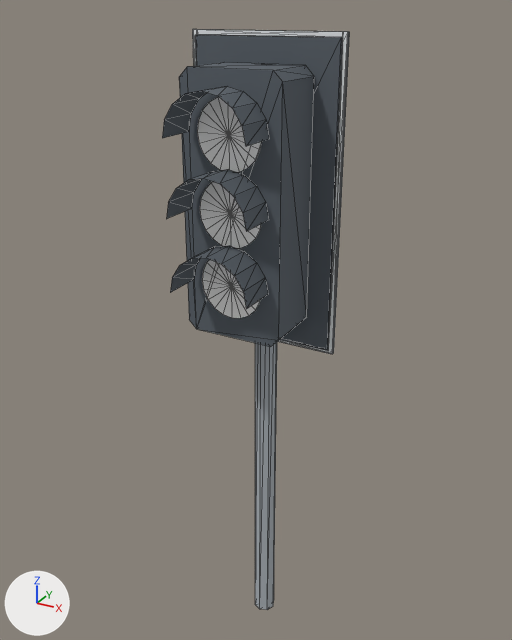
Two versions of the glTF model game_godot/models/street/traffic_light_standard.glb, one commit apart.
Rendered twice from a 50 mm lens placed at (2.08, -3.93, 4.5), pointed at (-0.01, -0.13, 2.6). Arrows for +X, +Y and +Z are at lower left; the lights stay in place. The older version comes first. Mesh edges are drawn as thin lines. Where no turn or scale is listed for an object, it has been applied to the vertices. Vertices at exactly the same position are counted once.

Names of what the first picture shows: 'aperture_green', 'aperture_red', 'aperture_yellow', 'body'.
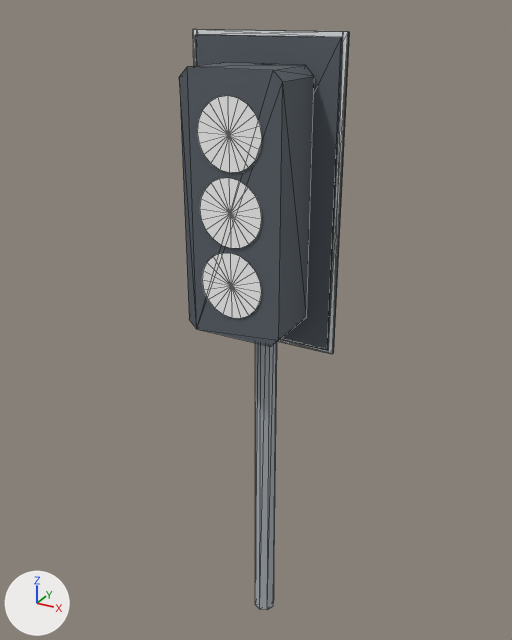
What changed in the scene script:
```text
Change me_mesh_0:
    used by ob_body; location = (0.0, 0.0, 0.0)
    remove me_mesh_0.from_pydata(...)  # 122 vertices, 176 faces; spans x -0.5..0.5, y -0.73..0.08, z 0.0..4.38
    add me_mesh_0.from_pydata(...)  # 68 vertices, 128 faces; spans x -0.5..0.5, y -0.45..0.08, z 0.0..4.38
    me_mesh_0 part 1: the loose piece of 18 vertices spanning x -0.26..0.26, y -0.73..-0.47, z 2.95..3.21 is deleted
    me_mesh_0 part 2: the loose piece of 18 vertices spanning x -0.26..0.26, y -0.73..-0.47, z 3.85..4.11 is deleted
    me_mesh_0 part 3: the loose piece of 18 vertices spanning x -0.26..0.26, y -0.73..-0.47, z 3.4..3.66 is deleted
```

Location of each change, [x1, y1, x2, y2] in pixels of the pictures (512 x 640 px):
'body', reshaped (9% narrower): before [162, 29, 350, 610]; after [179, 29, 350, 610]
part 1 of me_mesh_0, deleted: before [170, 246, 268, 309]
part 2 of me_mesh_0, deleted: before [162, 86, 269, 146]
part 3 of me_mesh_0, deleted: before [166, 169, 269, 231]
